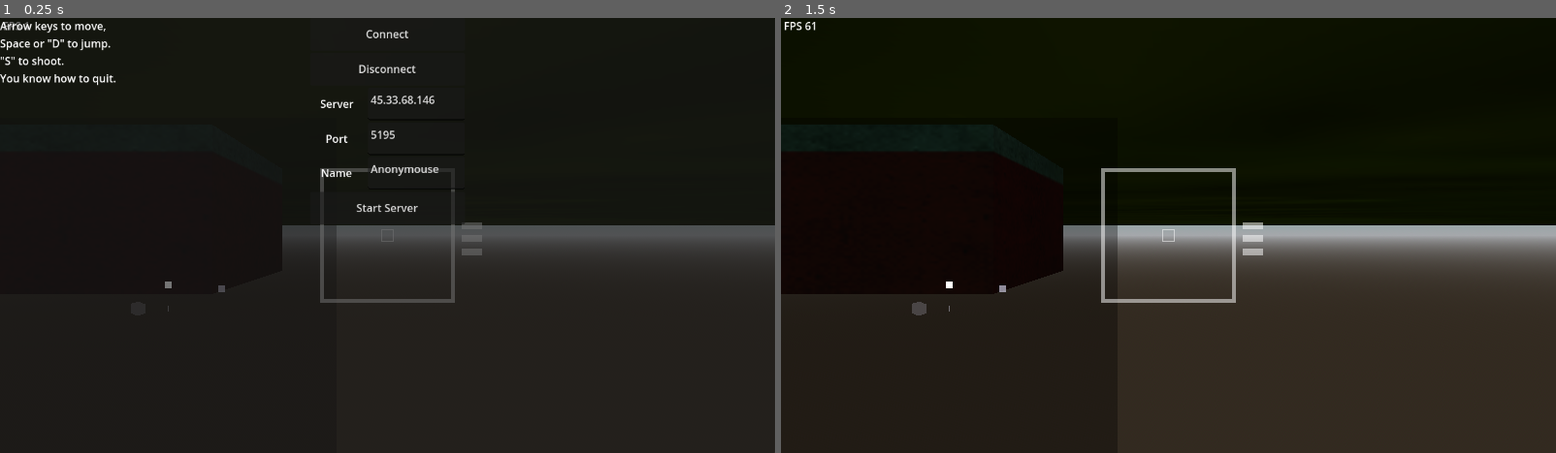
Above: before the commit, frames 1-2 (left to right).
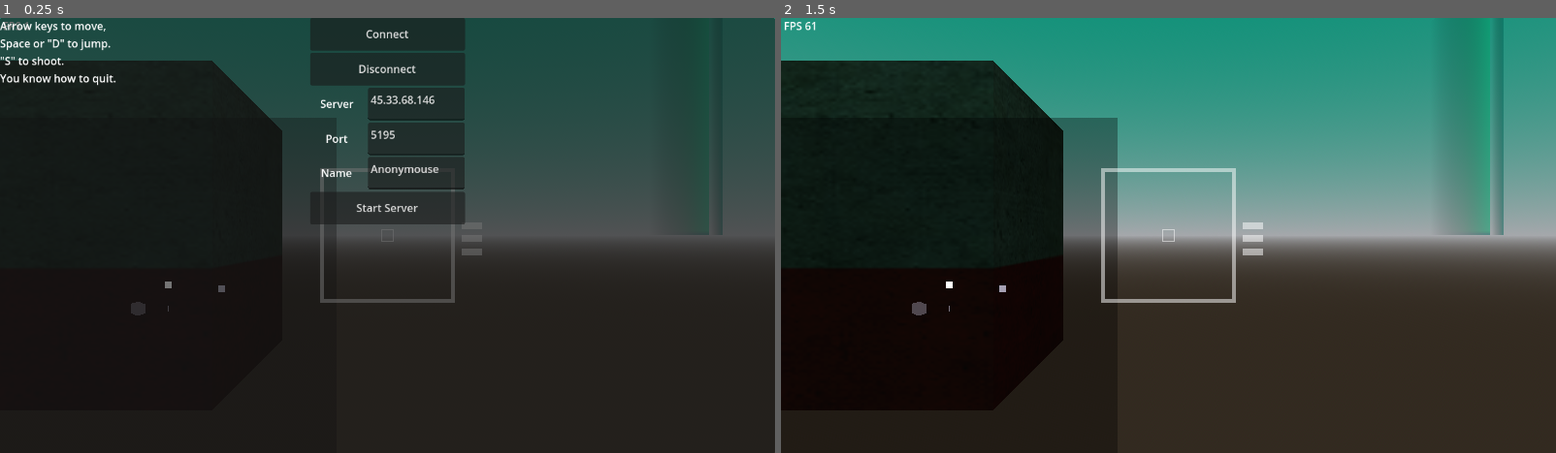
Above: after the commit, the same moments.

Repository: Gabooot/rebuild
Game: Godot game, scene res://game.tscn
Two runs of this game, one before a commit and one after it. Both use one fixed random seed, a clock stepped at 60 frames per second and the inputs below.
Inputs:
- Up to frame 1 (0.25 s): no input
- Up to frame 2 (1.5 s): tap Enter at 0.5 s; hold Right (turn_right) 0.53-1.25 s; hold Space (jump) 0.53-1.25 s; tap S (shoot) at 0.6 s; click "Start Server" at 1.25 s

The runs differ from the first frame. In frame 1, 28% of the frame differs, in the area x 0-100%, y 0-50%; in frame 2, 39%, in the area x 0-100%, y 0-87%.

Commit message:
better interpolation for everyone

Diff:
--- a/bullet.gd
+++ b/bullet.gd
@@ -1,7 +1,9 @@
 extends CharacterBody3D
 
-const SPEED = 5.0
+const SPEED = 9.0
 var radar_icon = null
+var can_collide_with_tanks = true
+
 func _ready():
 	var lifetime = Timer.new()
 	self.add_child(lifetime)
@@ -13,22 +15,26 @@
 	var RADAR_SCALE = get_node("/root/game").RADAR_SCALE
 	radar_icon.position = Vector2(self.global_position.x * RADAR_SCALE, self.global_position.z * RADAR_SCALE)
 	# I'm dumb and I can't figure out how to initialize bullet rotation correctly; so I hide it until it updates...
-	# radar_icon.global_rotation = -1.570796
-	radar_icon.visible = false
+	radar_icon.global_rotation = -1.570796
+	#radar_icon.visible = false
 	get_node("/root/game/radar/rotater/mover").add_child(radar_icon)
 
 
 func _physics_process(delta):
 	travel(delta)
 
-func travel(delta):
+func travel(delta, collide_with_tanks=true):
 	var collision = move_and_collide(velocity * delta)
 	if collision:
-		if collision.get_collider() is tank:
-			get_node("/root/game").emit_signal("tank_hit", "problem", collision.get_collider().name)
-			self._exit()
 		velocity = velocity.bounce(collision.get_normal())
 
 func _exit():
 	radar_icon.queue_free()
 	self.queue_free()
+
+
+func _on_area_3d_body_entered(body):
+	if (body is tank) and self.can_collide_with_tanks:
+		print("tank hit: ", body.name)
+		get_node("/root/game").emit_signal("tank_hit", "problem", body.name)
+		self._exit()
--- a/bullet.tscn
+++ b/bullet.tscn
@@ -1,9 +1,13 @@
-[gd_scene load_steps=4 format=3 uid="uid://c3c5detg3x5d6"]
+[gd_scene load_steps=5 format=3 uid="uid://c3c5detg3x5d6"]
 
 [ext_resource type="Script" path="res://bullet.gd" id="1_hxewm"]
 [ext_resource type="PackedScene" uid="uid://bdld3s48begsl" path="res://art/mob.glb" id="2_j7aop"]
 
 [sub_resource type="SphereShape3D" id="SphereShape3D_mocbl"]
+radius = 0.2
+
+[sub_resource type="SphereShape3D" id="SphereShape3D_30q2e"]
+radius = 0.25
 
 [node name="bullet" type="CharacterBody3D"]
 input_ray_pickable = false
@@ -13,9 +17,18 @@
 transform = Transform3D(0.05, 0, 0, 0, 0.05, 0, 0, 0, 0.05, 0, 0, 0)
 shape = SubResource("SphereShape3D_mocbl")
 
+[node name="Area3D" type="Area3D" parent="."]
+collision_mask = 3
+monitorable = false
+
+[node name="CollisionShape3D" type="CollisionShape3D" parent="Area3D"]
+shape = SubResource("SphereShape3D_30q2e")
+
 [node name="bulletlight" type="OmniLight3D" parent="."]
 light_color = Color(0.917647, 0.266667, 0.643137, 1)
 light_volumetric_fog_energy = 0.0
 
 [node name="mob" parent="." instance=ExtResource("2_j7aop")]
 transform = Transform3D(0.1, 0, 0, 0, 0.1, 0, 0, 0, 0.1, 0, 0, 0)
+
+[connection signal="body_entered" from="Area3D" to="." method="_on_area_3d_body_entered"]
--- a/camera.gd
+++ b/camera.gd
@@ -1,7 +1,4 @@
 extends Camera3D
-
-@onready var player = get_parent()
-
 # Called when the node enters the scene tree for the first time.
 func _ready():
 	pass
--- a/client.gd
+++ b/client.gd
@@ -49,7 +49,7 @@
 func finalize_connection() -> void:
 	if udp.get_available_packet_count() > 0:
 		print("UDP Connected: %s" % udp.get_packet().to_float32_array())
-		%player.global_position = Vector3(0, 0.5, 15)
+		%player/input_tracker.global_position = Vector3(0, 0.5, 15)
 		is_connected = true
 
 func send_player_update() -> void:
@@ -57,6 +57,7 @@
 	data = [data.rotation, data.speed, float(data.jumped), float(data.shot_fired), float(data.time)]
 	udp.put_packet(PackedFloat32Array(data).to_byte_array())
 
+# ADD PACKET SORTING!?!?!?!?!?!?
 func get_newest_update() -> void:
 	var packets = Array()
 	#var player = %player/collision
@@ -84,7 +85,7 @@
 				%player.recent_server_data.append(packet_dict)
 			else:
 				var tank = get_parent().get_node(str(current_slot))
-				tank.add_recent_update(packet_dict)
+				tank.new_packet = packet_dict
 		else:
 			pass
 			#print("Error: tried to update position with unknown server slot #: " + str(current_slot))
@@ -95,15 +96,23 @@
 	player.update_transform()
 	player.add_bullets()
 
+	var enet = %ENETClient
+	for peer in enet.players_dict.keys():
+		if peer != enet.player_slot:
+			var current_tank = get_node("/root/game/" + str(peer))
+			current_tank.add_recent_update()
+		else:
+			pass
+
 func update_sync_factor(packet : Dictionary) -> void:
 	var clock_diff = packet.player_ticks_msec - (packet.server_ticks_msec) #- latency)
-	self.sync_history[sync_counter % 121] = clock_diff
+	self.sync_history[sync_counter % 21] = clock_diff
 	sync_counter += 1
 
 func get_sync_factor() -> int:
 	var median = self.sync_history.duplicate()
 	median.sort()
-	return median[60]
+	return median[10]
 
 func _on_client_button_button_up():
 	pass
--- a/client_tank.gd
+++ b/client_tank.gd
@@ -4,6 +4,7 @@
 const MIN_INTERPOLATION_DISTANCE = 0.1
 const MIN_ANGLE_TO_INTERPOLATE = 0.01
 
+var new_packet
 var recent_server_data : Array = [{"quat": Quaternion(0,0,0,0),
 					"origin": Vector3(0,0,0),
 					"velocity": Vector3(0,0,0),
@@ -16,22 +17,46 @@
 func _physics_process(delta):
 	pass
 
-func add_recent_update(packet : Dictionary) -> void:
+func add_recent_update(packet : Dictionary = new_packet) -> void:
 	var player = get_node("/root/game/player")
+	var old_transform = self.global_transform
+	var old_velocity = recent_server_data[-1].velocity
+
 	if packet.shot_fired:
 		add_local_bullet(Transform3D(Basis(packet.quat), packet.origin), packet.velocity, player.get_local_tick_diff(packet))
 	if packet.server_ticks_msec > recent_server_data[-1].server_ticks_msec:
 		recent_server_data.append(packet)
 		self.update_transform(packet)
+		self._interpolate(old_transform, self.global_transform, old_velocity)
 		if len(recent_server_data) > MAX_UPDATES_STORED:
 			recent_server_data = recent_server_data.slice(-MAX_UPDATES_STORED)
 		else:
 			pass
 	else:
 		self.update_transform_from_prediction(self.recent_server_data[-1])
+		self._interpolate(old_transform, self.global_transform, old_velocity)
+
+func _interpolate(old_transform : Transform3D, new_transform : Transform3D, old_velocity) -> Transform3D:
+	var pos_diff = (new_transform.origin - old_transform.origin).length()
+	var rotation_diff = new_transform.basis.get_euler().y - old_transform.basis.get_euler().y
+	if rotation_diff > PI:
+		rotation_diff -= (2 * PI)
+	elif rotation_diff < -PI:
+		rotation_diff += (2 * PI)
+
+	var interp_ratio = 0.0
+	if abs(rotation_diff) > self.TURN_SPEED * self.PHYSICS_DELTA:
+		interp_ratio = (self.TURN_SPEED * self.PHYSICS_DELTA) / abs(rotation_diff)
+
+	if pos_diff > (old_velocity.length() * self.PHYSICS_DELTA):
+		interp_ratio = min(((old_velocity.length() * self.PHYSICS_DELTA) / pos_diff), interp_ratio)
+
+	if interp_ratio > 0.0:
+		return old_transform.interpolate_with(new_transform, interp_ratio)
+	else:
+		return new_transform
 
 func update_transform(packet) -> void:
-	#Fix this code, especially in %player
 	self.global_transform = Transform3D(Basis(packet.quat), packet.origin)
 
 func update_transform_from_prediction(packet) -> void:
--- a/client_tank.tscn
+++ b/client_tank.tscn
@@ -19,5 +19,6 @@
 shape = SubResource("BoxShape3D_oapaq")
 
 [node name="MeshInstance3D" type="MeshInstance3D" parent="."]
+transform = Transform3D(1, 0, 0, 0, 1, 0, 0, 0, 2, 0, 0, 0)
 mesh = SubResource("BoxMesh_uq8e4")
 skeleton = NodePath("")
--- a/game.tscn
+++ b/game.tscn
@@ -16,6 +16,8 @@
 [ext_resource type="PackedScene" uid="uid://daggmd4aqd6y0" path="res://teleporter.tscn" id="7_jsc8d"]
 [ext_resource type="Texture2D" uid="uid://b8dnnpndx0lvr" path="res://BZtextures/thief.png" id="8_f35fj"]
 [ext_resource type="Script" path="res://player.gd" id="12_r3yd4"]
+[ext_resource type="Script" path="res://server_tracker.gd" id="15_wc6fs"]
+[ext_resource type="Script" path="res://input_tracker.gd" id="16_qlq2f"]
 [ext_resource type="Script" path="res://radar_player.gd" id="17_6bg2e"]
 [ext_resource type="Script" path="res://fps.gd" id="19_5uswt"]
 [ext_resource type="Script" path="res://shot_counter.gd" id="19_xhd1t"]
@@ -228,20 +230,37 @@
 shape = SubResource("ConvexPolygonShape3D_sp88i")
 script = ExtResource("6_faxj8")
 
-[node name="player" type="CharacterBody3D" parent="."]
-unique_name_in_owner = true
-transform = Transform3D(1, 0, 0, 0, 1, 0, 0, 0, 1, 0, -1, 0)
-input_ray_pickable = false
+[node name="player" type="Node" parent="."]
+unique_name_in_owner = true
+script = ExtResource("12_r3yd4")
+
+[node name="server_tracker" type="CharacterBody3D" parent="player"]
+unique_name_in_owner = true
+top_level = true
+collision_layer = 2
 slide_on_ceiling = false
 wall_min_slide_angle = 0.0
 floor_max_angle = 1.39626
 floor_snap_length = 0.0
-script = ExtResource("12_r3yd4")
-
-[node name="CollisionShape3D" type="CollisionShape3D" parent="player"]
+script = ExtResource("15_wc6fs")
+
+[node name="prediction_collision" type="CollisionShape3D" parent="player/server_tracker"]
 shape = SubResource("BoxShape3D_hixcc")
 
-[node name="Camera3D" type="Camera3D" parent="player"]
+[node name="input_tracker" type="CharacterBody3D" parent="player"]
+unique_name_in_owner = true
+top_level = true
+collision_layer = 2
+slide_on_ceiling = false
+wall_min_slide_angle = 0.0
+floor_max_angle = 1.39626
+floor_snap_length = 0.0
+script = ExtResource("16_qlq2f")
+
+[node name="input_collision" type="CollisionShape3D" parent="player/input_tracker"]
+shape = SubResource("BoxShape3D_hixcc")
+
+[node name="first_person_camera" type="Camera3D" parent="player/input_tracker"]
 fov = 45.0
 script = ExtResource("4_ylhbn")
 
--- /dev/null
+++ b/input_tracker.gd
@@ -0,0 +1 @@
+extends "tank.gd"
--- a/player.gd
+++ b/player.gd
@@ -1,10 +1,14 @@
-extends "tank.gd"
+extends Node
 
-const MIN_INTERPOLATION_DISTANCE = 0.05
+const MIN_DISTANCE_TO_INTERPOLATE = 0.01
 const MIN_ANGLE_TO_INTERPOLATE = 0.01
 var recent_server_data = Array()
 var input_stream = Array()
 var current_packet_number = 0
+
+var interpolates = 0.0
+var teles = 0.0
+var total = 1.0
 
 func _ready():
 	pass
@@ -24,8 +28,9 @@
 
 	return game_input
 
-#Needs some rework.
+# FIX PACKET ORDERING!!!!!!!
 func update_transform():
+	self.recent_server_data.sort_custom(func(a, b): return a.server_ticks_msec < b.server_ticks_msec)
 	var data = {"quat": Quaternion(0,0,0,0),
 					"origin": Vector3(0,0,0),
 					"velocity": Vector3(0,0,0),
@@ -33,57 +38,107 @@
 					"shot_fired": false,
 					"server_ticks_msec": 0,
 					"player_ticks_msec": 0}
+	var current_input = self.input_stream[-1]
 
 	if len(self.recent_server_data) > 0:
 		data = self.recent_server_data[-1]
 	else:
 		return
-	self.rotate_from_input(input_stream[-1])
-	self.move_from_input(input_stream[-1])
-	var no_update_prediction = self.global_transform
-
-	if data.server_ticks_msec > current_packet_number:
-		current_packet_number = data.server_ticks_msec
-		self.predict_transform(data)
-		#print("Server rotation: ", Basis(data.quat).get_euler().y, " Local rotation: ", self.global_rotation.y)
-		var new_prediction = self.global_transform
-
-		var speed = self.velocity.length()
-		var position_diff = (new_prediction.origin - no_update_prediction.origin).length()
-		var rotation_diff = new_prediction.basis.get_euler().y - no_update_prediction.basis.get_euler().y
-
-		if rotation_diff > PI:
-			rotation_diff -= (2 * PI)
-		elif rotation_diff < -PI:
-			rotation_diff += (2 * PI)
-
-		#print("rotation_diff: ", rotation_diff, " position_diff: ", position_diff)
-		if (abs(rotation_diff) > MIN_ANGLE_TO_INTERPOLATE) or (position_diff > MIN_INTERPOLATION_DISTANCE):
-			#print("interpolating")
-			self.global_transform = no_update_prediction.interpolate_with(self.global_transform, .03)
-
-	else:
-		pass
-
-func predict_transform(data) -> void:
-	self.global_transform = Transform3D(Basis(data.quat), data.origin)
-	# Lazy way to determine if player is on floor after position reset/update
-	self.velocity = Vector3.ZERO
-	move_and_slide()
-
-	self.velocity = data.velocity
-	self.speed = sqrt((data.velocity.x**2) + (data.velocity.z**2)) *\
-	(float(data.velocity.angle_to(self.transform.basis.z) < (0.5)) * -1)
-	#print("Server angular: ", data.angular_velocity, " Current angular: ", self.angular_velocity)
-	self.angular_velocity = data.angular_velocity
-
-	var i = get_local_tick_diff(data)
-	while i < -1:
-		i += 1
-		self.rotate_from_input(input_stream[i])
-		self.move_from_input(input_stream[i])
 
 
+	%input_tracker.rotate_from_input(current_input)
+	%input_tracker.move_from_input(current_input)
+	%server_tracker.predict_transform(data)
+
+	self._determine_error()
+
+	var stats =  (self.interpolates + self.teles) / self.total
+	#print("Stats, # of interpolations: ", self.interpolates, " # of teleports: ", self.teles, " /total: ", stats)
+
+func _determine_error() -> void:
+
+	var rotation_diff = %input_tracker.global_rotation.y - %server_tracker.global_rotation.y
+	if rotation_diff > PI:
+		rotation_diff -= (2 * PI)
+	elif rotation_diff < -PI:
+		rotation_diff += (2 * PI)
+
+	var position_diff = (%input_tracker.global_position - %server_tracker.global_position).length()
+
+	if (position_diff > 1.0) or (rotation_diff > 0.3):
+		self.teles += 1
+		self.total += 1
+		%input_tracker.global_transform = %server_tracker.global_transform
+		%input_tracker.velocity = %server_tracker.velocity
+	elif (rotation_diff > MIN_ANGLE_TO_INTERPOLATE):
+		self.interpolates += 1
+		self.total += 1
+		self._interpolate(0.004, rotation_diff)
+	elif (position_diff > MIN_DISTANCE_TO_INTERPOLATE):
+		self.interpolates += 1
+		self.total += 1
+		self._interpolate(0.004, position_diff)
+	else:
+		self.total += 1
+
+
+
+func get_rotation_input() -> float:
+	var rotation_diff = %input_tracker.global_rotation.y - %server_tracker.global_rotation.y
+	if rotation_diff < 0.0001:
+		return 0.0
+	if rotation_diff > PI:
+		rotation_diff -= (2 * PI)
+	elif rotation_diff < -PI:
+		rotation_diff += (2 * PI)
+
+	var delta_turn = (%input_tracker.TURN_SPEED * %input_tracker.PHYSICS_DELTA)
+	if (rotation_diff / delta_turn) > 1:
+		return 1
+	elif (rotation_diff / delta_turn) < -1:
+		return -1
+	else:
+		return (rotation_diff / delta_turn)
+
+# Needs to happen before updating %server tracker with current input
+func get_position_input(recent_input) -> float:
+	var test_input = {"rotation": 0.0, "speed": 0.0, "jumped": false, "shot_fired": false, "time": Time.get_ticks_msec()}
+	var last_server_position = %server_tracker.global_position
+	var mid_speed = %server_tracker.get_speed_from_input(test_input)
+	var mid_velocity = %server_tracker.get_velocity_from_speed(mid_speed) * %server_tracker.PHYSICS_DELTA
+	test_input.speed = 1.0
+	var max_speed = %server_tracker.get_speed_from_input(test_input)
+	var max_velocity = (%server_tracker.get_velocity_from_speed(max_speed) * %server_tracker.PHYSICS_DELTA)
+	test_input.speed = -1.0
+	var min_speed = %server_tracker.get_speed_from_input(test_input)
+	var min_velocity = (%server_tracker.get_velocity_from_speed(min_speed) * %server_tracker.PHYSICS_DELTA) - mid_velocity
+	var input_position = %input_tracker.global_position - %server_tracker.global_position
+	if input_position.length() < 0.01:
+		return 0
+
+	var max_velocity_point = twod_clamped_projection(input_position, max_velocity)
+	var min_velocity_point = twod_clamped_projection(input_position, min_velocity)
+
+	if max_velocity_point > min_velocity_point:
+		#print("Forward: ", max_velocity_point)
+		return max_velocity_point
+	else:
+		#print("Backwards: ", min_velocity_point)
+		return -min_velocity_point
+
+func twod_clamped_projection(point : Vector3, line_segment : Vector3) -> float:
+	var twod_point = Vector2(point.x,point.z)
+	var twod_line_segment = Vector2(line_segment.x, line_segment.z)
+	if twod_line_segment.length() < 0.0001:
+		#print("small vector")
+		return 0.0
+	elif abs(twod_point.angle_to(twod_line_segment)) > (0.5*PI):
+		#print("wrong direction")
+		return 0.0
+	else:
+		var projection = twod_point.project(twod_line_segment)
+		#print("Vector: ", twod_line_segment, " Projection: ", projection)
+		return min((projection.length() / twod_line_segment.length()), 1.0)
 #Bad things might happen here
 # Estimates the number of ticks the server has run between now and when it sent out "data"
 func get_local_tick_diff(data : Dictionary) -> int:
@@ -95,6 +150,13 @@
 			i -= 1
 	return i
 
+func _interpolate(step : float, error : float) -> void:
+	if error <= 0:
+		print("Warning: stop trying to correct 0 error!")
+		return
+	var interp_percent = min((step / error), 1)
+	%input_tracker.global_transform = %input_tracker.global_transform.interpolate_with(%server_tracker.global_transform, interp_percent)
+
 func add_bullets() -> void:
 	for packet in self.recent_server_data:
 		if packet.shot_fired:
@@ -102,19 +164,7 @@
 			var current_transform = Transform3D(Basis(packet.quat), packet.origin)
 			var current_velocity = packet.velocity
 			var shot_tick = get_local_tick_diff(packet)
-			add_local_bullet(current_transform, current_velocity, shot_tick)
+			%server_tracker.add_local_bullet(current_transform, current_velocity, shot_tick)
 			#break
 	self.recent_server_data[-1].shot_fired = false
 	self.recent_server_data = [self.recent_server_data[-1]]
-
-func move_from_input(input : Dictionary) -> void:
-	self.velocity = get_velocity_from_input(input)
-	self.move_and_slide()
-
-func add_local_bullet(start_transform, start_velocity, shot_tick):
-	var timer = get_node_or_null("/root/game/HUD/scope/shot_counter")
-	if timer:
-		timer.start_shot_timer()
-	var shot = self.shoot(start_transform, start_velocity)
-	for i in range((-shot_tick) - 1):
-		shot.travel(PHYSICS_DELTA)
--- a/project.godot
+++ b/project.godot
@@ -61,6 +61,7 @@
 shoot={
 "deadzone": 0.5,
 "events": [Object(InputEventKey,"resource_local_to_scene":false,"resource_name":"","device":0,"window_id":0,"alt_pressed":false,"shift_pressed":false,"ctrl_pressed":false,"meta_pressed":false,"pressed":false,"keycode":0,"physical_keycode":83,"key_label":0,"unicode":0,"echo":false,"script":null)
+, Object(InputEventMouseButton,"resource_local_to_scene":false,"resource_name":"","device":-1,"window_id":0,"alt_pressed":false,"shift_pressed":false,"ctrl_pressed":false,"meta_pressed":false,"button_mask":16,"position":Vector2(98, 3),"global_position":Vector2(102, 44),"factor":1.0,"button_index":5,"canceled":false,"pressed":true,"double_click":false,"script":null)
 ]
 }
 toggle_in_game_ui={
--- a/radar_face.gd
+++ b/radar_face.gd
@@ -10,6 +10,6 @@
 
 # Called every frame. 'delta' is the elapsed time since the previous frame.
 func _process(_delta):
-	var height_delta = abs(get_node("/root/game/player").global_position.y - self.height)
+	var height_delta = abs(get_node("/root/game/player/input_tracker").global_position.y - self.height)
 	self.color = Color(0.9, 0.9, 1, (0.7 - (height_delta / 10)))
 	self.scale = Vector2(RADAR_SCALE, RADAR_SCALE)
--- a/radar_player.gd
+++ b/radar_player.gd
@@ -7,7 +7,7 @@
 # Called when the node enters the scene tree for the first time.
 func _ready():
 	self.RADAR_SCALE = get_node("/root/game").RADAR_SCALE
-	self.player = get_node("/root/game/player")
+	self.player = get_node("/root/game/player/input_tracker")
 	self.position = Vector2(250,250)
 
 
--- a/server.gd
+++ b/server.gd
@@ -22,7 +22,16 @@
 	if server.is_connection_available():
 		var peer : PacketPeerUDP = server.take_connection()
 		var packet = peer.get_packet()
+		var error = peer.get_packet_error()
+		if error != OK:
+			print("UDP initialization failed: failed to get PackedByteArray")
+			return
+
 		var data = Array(packet.to_float32_array())
+		if not data:
+			print("UDP initialization failed: bad data")
+			return
+
 		print("Accepted peer: %s:%s" % [peer.get_packet_ip(), peer.get_packet_port()])
 		print("Received data: %s" % [data])
 		var player_slot = int(data[0])
@@ -30,6 +39,9 @@
 		%ENETServer.players_dict[player_slot]["udp_peer"] = peer
 		peers.append(peer)
 		num_players = len(peers)
+
+func is_packet_valid(packet : PackedByteArray):
+	pass
 
 func _on_server_button_button_up():
 	start_server()
@@ -72,14 +84,18 @@
 func extract_packet_data(packet) -> Dictionary:
 	var player_input = {"rotation": 0.0, "speed": 0.0, "jumped": false, "shot_fired": false, "player_tick": 0}
 	var data = packet.to_float32_array()
-	player_input.rotation = data[0]
-	player_input.speed = data[1]
-	if data[2] > 0:
-		player_input.jumped = true
-	if data[3] > 0:
-		player_input.shot_fired = true
-	player_input.player_tick = data[4]
-	return player_input
+	#print("Receieved rotation: ", data[0])
+	if len(data) == 5:
+		player_input.rotation = data[0]
+		player_input.speed = data[1]
+		if data[2] > 0:
+			player_input.jumped = true
+		if data[3] > 0:
+			player_input.shot_fired = true
+		player_input.player_tick = data[4]
+		return player_input
+	else:
+		return player_input
 
 func send_positions() -> void:
 	var positions = PackedFloat32Array()
--- /dev/null
+++ b/server_tracker.gd
@@ -0,0 +1,31 @@
+extends "tank.gd"
+
+@onready var player = get_parent()
+
+func predict_transform(data) -> void:
+	self.global_transform = Transform3D(Basis(data.quat), data.origin)
+	# Lazy way to determine if player is on floor after position reset/update
+	self.velocity = Vector3.ZERO
+	move_and_slide()
+
+	self.velocity = data.velocity
+	self.speed = sqrt((data.velocity.x**2) + (data.velocity.z**2)) *\
+	(float(data.velocity.angle_to(self.transform.basis.z) < (0.5)) * -1)
+	#print("Server angular: ", data.angular_velocity, " Current angular: ", self.angular_velocity)
+	self.angular_velocity = data.angular_velocity
+
+	var i = player.get_local_tick_diff(data)
+	while i < -1:
+		i += 1
+		self.rotate_from_input(player.input_stream[i])
+		self.move_from_input(player.input_stream[i])
+
+func add_local_bullet(start_transform, start_velocity, shot_tick):
+	var timer = get_node_or_null("/root/game/HUD/scope/shot_counter")
+	if timer:
+		timer.start_shot_timer()
+	var shot = self.shoot(start_transform, start_velocity)
+	shot.can_collide_with_tanks = false
+	for i in range((-shot_tick) - 1):
+		shot.travel(PHYSICS_DELTA, false)
+	shot.can_collide_with_tanks = true
--- a/tank.gd
+++ b/tank.gd
@@ -1,12 +1,12 @@
 class_name tank extends "Standard3D.gd"
 # Maximum speed of tank.
-@export var MAX_SPEED = 4
+@export var MAX_SPEED = 5
 # The downward acceleration when in the air, in meters per second squared.
 @export var GRAVITY = 9.8
 # Tank turn rate
-@export var TURN_SPEED = 1
+@export var TURN_SPEED = .8
 # Tank initial jump velocity
-@export var JUMP_SPEED = 8
+@export var JUMP_SPEED = 9.5
 
 const GUN_VELOCITY_MULTIPLIER : float = 1.4
 const PHYSICS_DELTA = 0.01666666
@@ -20,15 +20,14 @@
 var shot_fired : bool = false
 
 func _ready():
-	get_parent().tank_hit.connect(_tank_hit)
+	get_node("/root/game").tank_hit.connect(_tank_hit)
 
 func _physics_process(_delta):
 	pass
 
 func update_from_input(delta : float, input = self.current_input):
-	self.rotate_from_input(input)
-	self.velocity = get_velocity_from_input(input)
-	move_and_slide()
+	rotate_from_input(input)
+	move_from_input(input)
 	if input.shot_fired and (Time.get_ticks_msec() - shot_timers[0]) > reload_time_msec:
 		self.shoot()
 		self.shot_fired = true
@@ -36,24 +35,39 @@
 	else:
 		self.shot_fired = false
 
-func get_velocity_from_input(input : Dictionary) -> Vector3:
+func get_speed_from_input(input : Dictionary) -> float:
+	var new_speed = 0.0
+	if input.speed * MAX_SPEED > self.speed:
+		new_speed = min((self.speed + (acceleration * PHYSICS_DELTA)), input.speed * MAX_SPEED)
+	elif input.speed * MAX_SPEED < self.speed:
+		new_speed = max((self.speed - (acceleration * PHYSICS_DELTA)), input.speed * MAX_SPEED)
+	else:
+		new_speed = self.speed
+
+	return new_speed
+
+func get_velocity_from_speed(speed=self.speed, jumped=false) -> Vector3:
 	if self.is_on_floor():
-		self.axis_lock_linear_y = true
-		if input.speed * MAX_SPEED > self.speed:
-			self.speed = min((self.speed + (acceleration * PHYSICS_DELTA)), input.speed * MAX_SPEED)
-		elif input.speed * MAX_SPEED < self.speed:
-			self.speed = max((self.speed - (acceleration * PHYSICS_DELTA)), input.speed * MAX_SPEED)
-		if input.jumped:
-			self.axis_lock_linear_y = false
+		if jumped:
 			var external_velocity = ((self.transform.basis.z * -speed) + Vector3(0, JUMP_SPEED, 0))
 			return external_velocity
 		else:
 			var external_velocity = self.transform.basis.z * -speed
 			return external_velocity
 	else:
-		self.axis_lock_linear_y = false
 		var external_velocity = (self.velocity - Vector3(0, GRAVITY * PHYSICS_DELTA, 0))
 		return external_velocity
+
+func move_from_input(input : Dictionary) -> void:
+	if (not self.is_on_floor()) or input.jumped:
+		self.axis_lock_linear_y = false
+	else:
+		self.axis_lock_linear_y = true
+
+	self.speed = get_speed_from_input(input)
+	self.velocity = get_velocity_from_speed(self.speed, input.jumped)
+	#print("Velocity: ", self.velocity)
+	self.move_and_slide()
 
 func rotate_from_input(input : Dictionary) -> void:
 	if self.is_on_floor():
@@ -67,12 +81,12 @@
 	self.shot_timers.append(Time.get_ticks_msec())
 	var bullet = preload("res://bullet.tscn")
 	var shot = bullet.instantiate()
-	shot.position = start_transform.origin - (start_transform.basis.z * GUN_VELOCITY_MULTIPLIER)
+	shot.position = start_transform.origin - (start_transform.basis.z * 1.5)
 	shot.velocity = start_velocity + (-start_transform.basis.z * shot.SPEED)
 	get_parent().add_child(shot)
 	return shot
 
 func _tank_hit(shooter, target):
-	print(self.name)
+	#print(self.name)
 	if target == self.name:
 		self.global_position += Vector3(randf_range(-1,1) * 8,100,randf_range(-1,1) * 8)
--- a/tank.tscn
+++ b/tank.tscn
@@ -21,6 +21,7 @@
 script = ExtResource("1_td4t7")
 
 [node name="MeshInstance3D" type="MeshInstance3D" parent="."]
+transform = Transform3D(1, 0, 0, 0, 1, 0, 0, 0, 2, 0, 0, 0)
 mesh = SubResource("BoxMesh_v2xmy")
 skeleton = NodePath("")
 
Not shown: 1 places in game.tscn that only renumber resources
